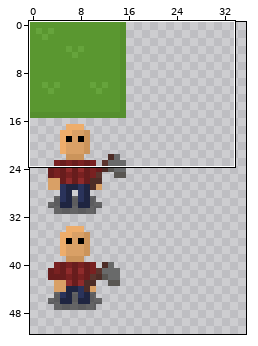
A sprite sheet gets an edit: WGJ138/Content/Textures.png. The picture above shows the old version from afar; the outline marks the close-up.
Close-up. Old version:
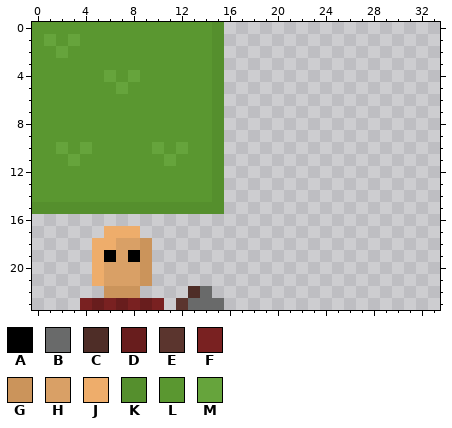
The file is 128x128 pixels. Colours within 5 levels of each other are drawn and written as one. Shown: x 0..33, y 0..23. The wide view leaves out empty margins.
Palette (. is transparent): A #000000  B #696a6a  C #4e2d27  D #681d1d  E #5b352e  F #792121  G #cb945b  H #d9a066  J #eead6b  K #558f2d  L #5a9730  M #66a43c
Pixels before, first column x 0:
 0 LLLLLLLLLLLLLLLK
 1 LMLMLLLLLLLLLLLK
 2 LLMLLLLLLLLLLLLK
 3 LLLLLLLLLLLLLLLK
 4 LLLLLLMLMLLLLLLK
 5 LLLLLLLMLLLLLLLK
 6 LLLLLLLLLLLLLLLK
 7 LLLLLLLLLLLLLLLK
 8 LLLLLLLLLLLLLLLK
 9 LLLLLLLLLLLLLLLK
10 LLMLMLLLLLMLMLLK
11 LLLMLLLLLLLMLLLK
12 LLLLLLLLLLLLLLLK
13 LLLLLLLLLLLLLLLK
14 LLLLLLLLLLLLLLLK
15 KKKKKKKKKKKKKKKK
16 ................
17 ......JJJ.......
18 .....JJHHG......
19 .....JAHAG......
20 .....JHHHG......
21 .....JHHHG......
22 ......GGG....CB.
23 ....FDFDFDF.EBBB
After the commit:
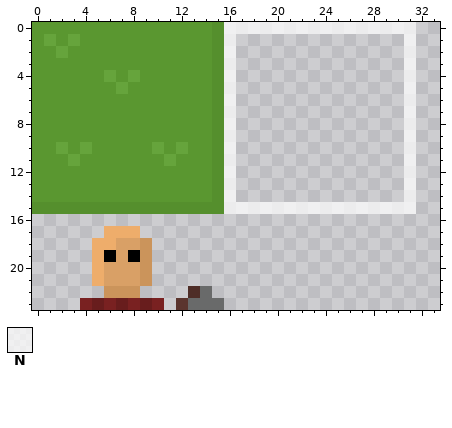
Colours new in this view: N #ffffffb5
Diff:
y 0: x 16..31 ................ -> NNNNNNNNNNNNNNNN
y 1..14: x 16 . -> N; x 31 . -> N
y 15: x 16..31 ................ -> NNNNNNNNNNNNNNNN
Where, in picture pixels (left, top, right, bottom), the same in both close-ups:
added: (224, 22, 416, 214)
